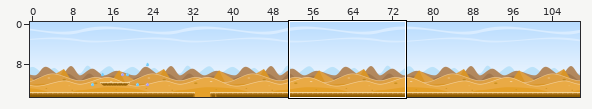
An edit to a level. Tiled map, android/assets/mapas/map64.tmx. The first picture is a wide view before the edit; the outline marks the close-up.
Close-up. As it was:
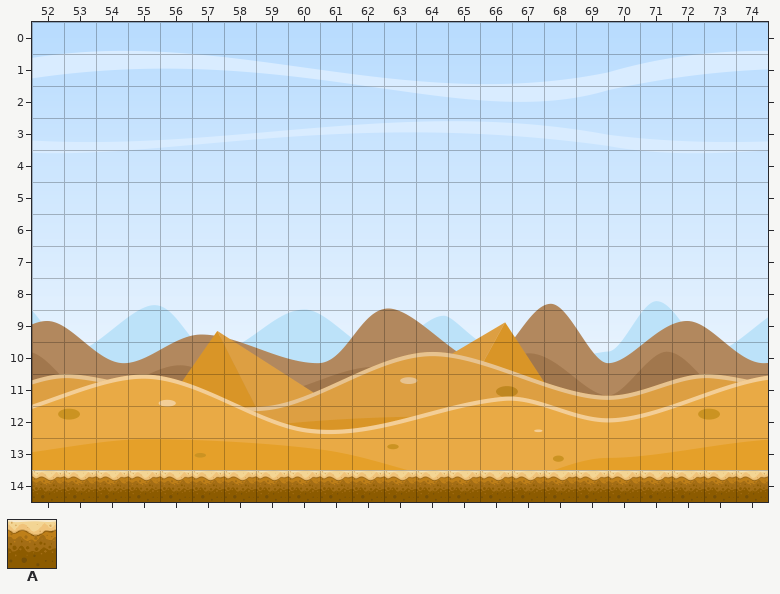
Cells are 64x64 px. Shown: x 52..74, y 0..14. The commit also changed other parts of the map, which this record leaves out.
Key: from "Ground": A 2.
_ is an empty cell.
Layers that did not change in this view are not listed.
Layer "objects" before, first column x 52:
 0 _______________________
 1 _______________________
 2 _______________________
 3 _______________________
 4 _______________________
 5 _______________________
 6 _______________________
 7 _______________________
 8 _______________________
 9 _______________________
10 _______________________
11 _______________________
12 _______________________
13 _______________________
14 AAAAAAAAAAAAAAAAAAAAAAA
The result:
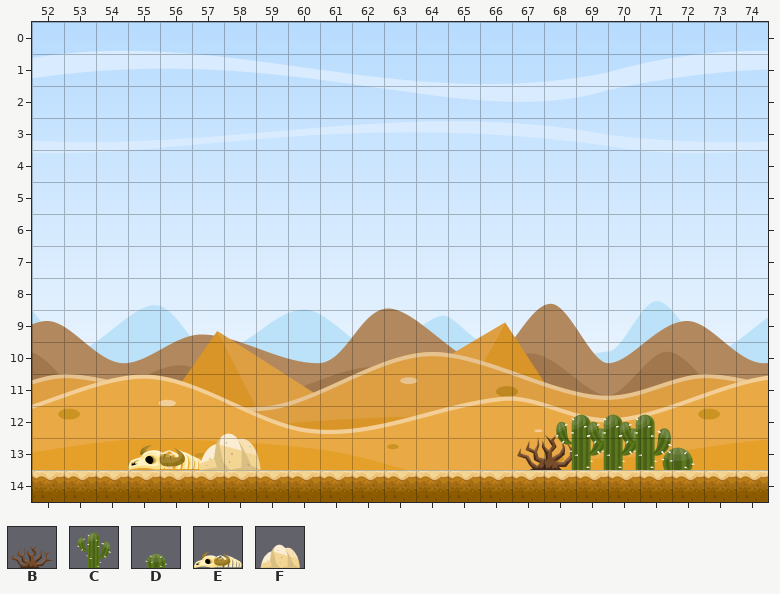
Further tiles: from "compilado": B 0, C 2, D 3, E 8, F 9.
Change:
Changed rows in their new state; . is an unchanged cell.
Layer "objects":
first column x 55:
13 E.F.........BCCCD
